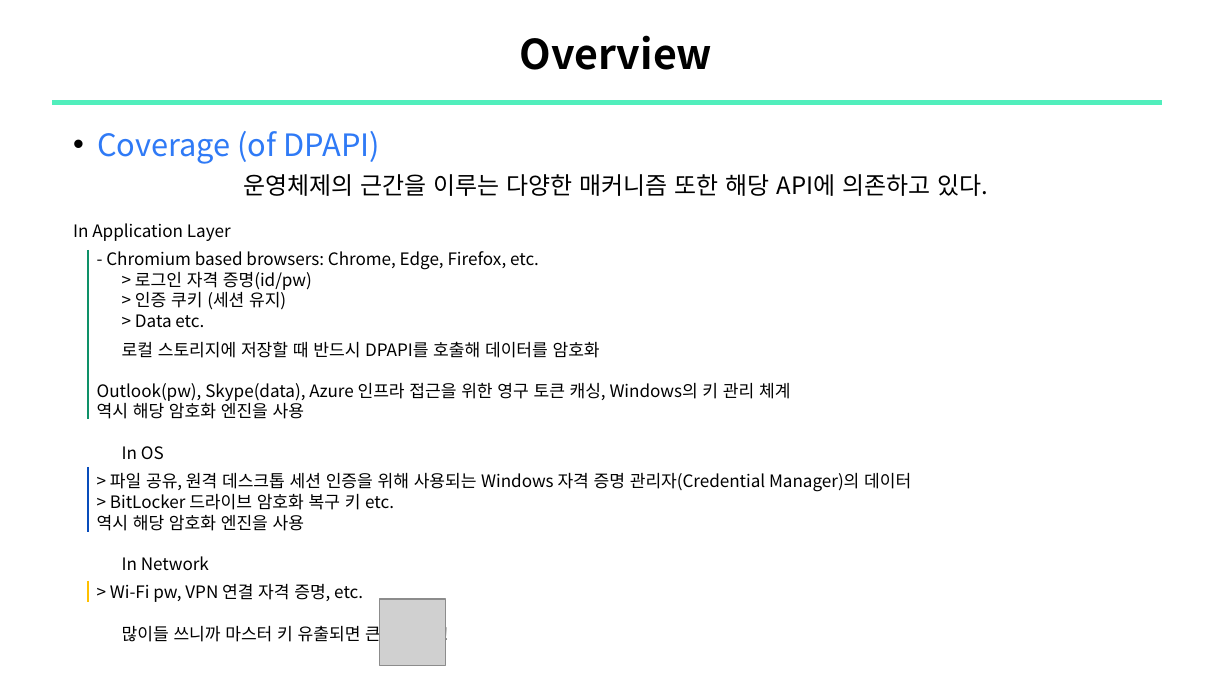
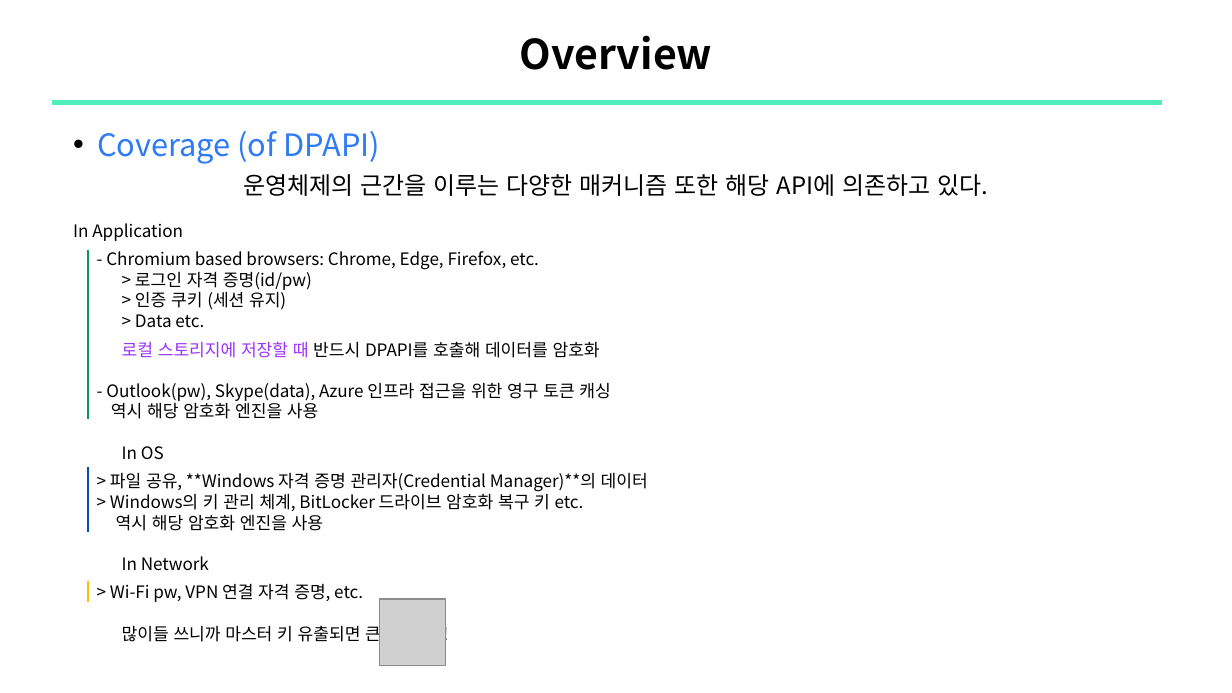
Before and after one commit to sewonpark292/SSL-Seminar, a slide deck: slide 4 of 14_DPAPI.pptx. Drawn at 1232x693 pixels with LibreOffice and Linux fonts; fonts in the diff are those of the drawing; grey boxes stand for pictures. Boxes give left, top, right and bottom in pixels: in the first picture for what was removed or moved away, otherwise in the second. Text is boxed around its words. In the diff, an @@ line names an element or a change of style, - is before the commit and + after.

```diff
--- a/14_DPAPI.pptx
+++ b/14_DPAPI.pptx
@@ text at (73, 223, 183, 241): text changed @@
-    In Application Layer
+    In Application
@@ text at (122, 341, 600, 358): text colour #000000 to #9933FF in "로컬 스토리지에 저장할 때" @@
@@ text at (106, 383, 610, 401): text changed @@
-    Outlook(pw), Skype(data), Azure 인프라 접근을 위한 영구 토큰 캐싱, Windows의 키 관리 체계
+    - Outlook(pw), Skype(data), Azure 인프라 접근을 위한 영구 토큰 캐싱
@@ text at (110, 473, 648, 511): text changed @@
-    > 파일 공유, 원격 데스크톱 세션 인증을 위해 사용되는 Windows 자격 증명 관리자(Credential Manager)의 데이터
-    > BitLocker 드라이브 암호화 복구 키 etc.
+    > 파일 공유, **Windows 자격 증명 관리자(Credential Manager)**의 데이터
+    > Windows의 키 관리 체계, BitLocker 드라이브 암호화 복구 키 etc.
```
Also in this commit, not shown: 8 other slides changed, 8 slides added, 9 slides removed.
